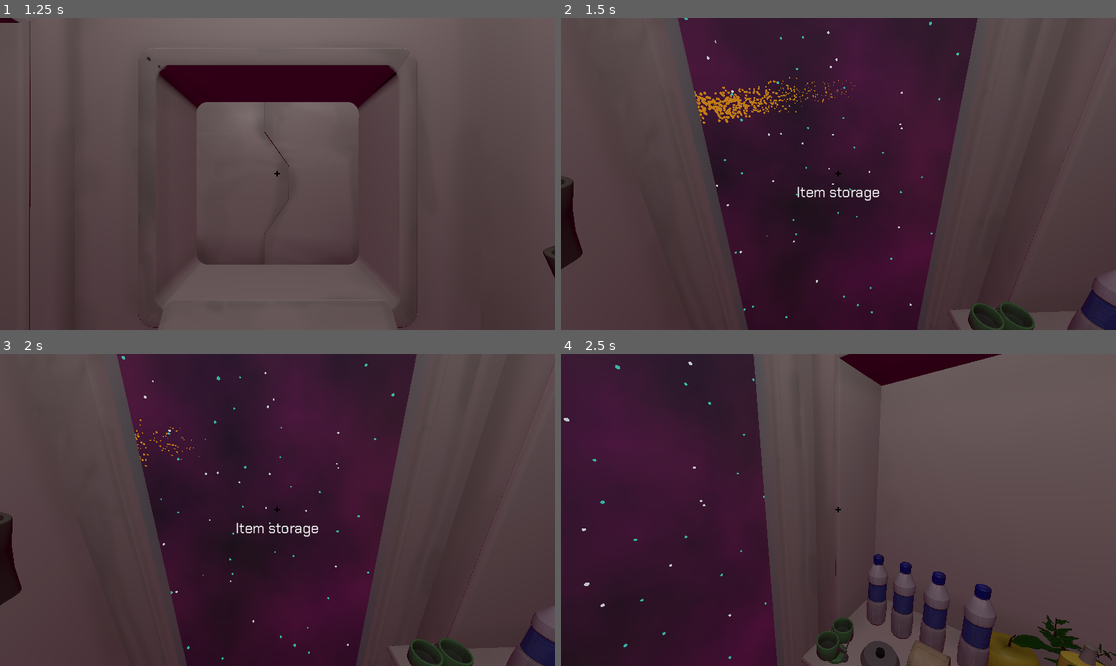
Above: before the commit, frames 1-4 (two rows, left to right).
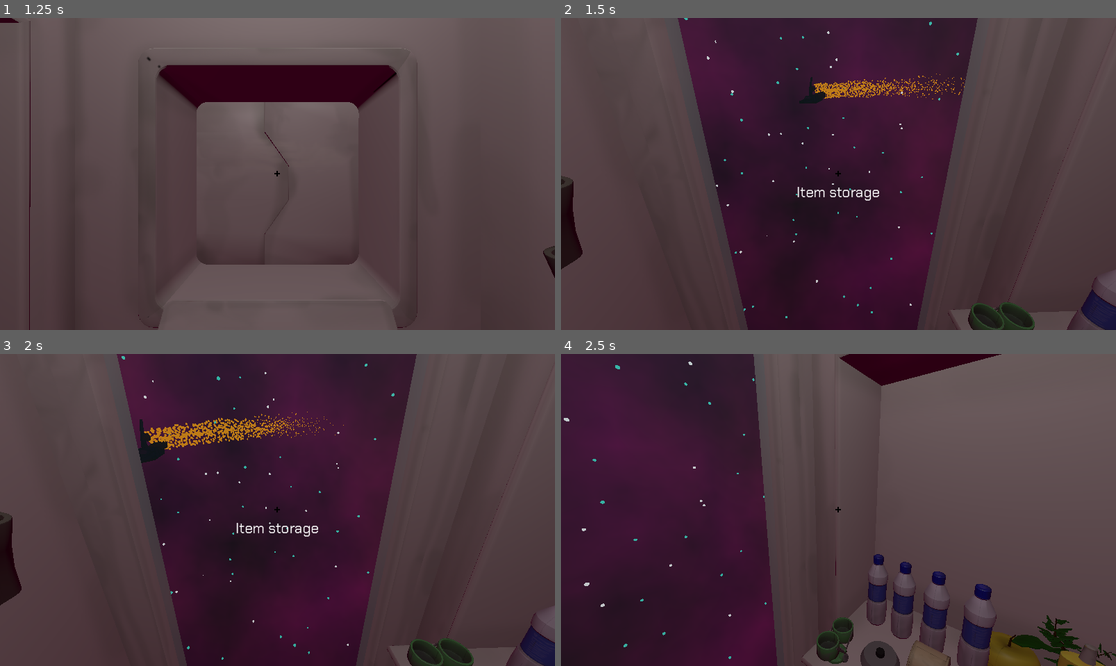
Above: after the commit, the same moments.

Repository: kettle-game-studio/unlimited-space-shawarma
Game: Godot game, scene res://assets/scenes/main_scene.tscn
The game is run twice, just before and just after one commit, with the same random seed, the same clock (stepped at 60 frames per second) and the same inputs. Sound files missing from this copy of the repository are replaced by a short silence.
Inputs (mouse positions are in pixels of both pictures, inside the frame that each line leads up to):
- Up to frame 1 (1.25 s): tap Enter at 0.5 s; move the mouse to (399, 158) at 0.52 s; click (399, 158) at 0.6 s
- Up to frame 2 (1.5 s): tap Space at 1.25 s; move the mouse to (810, 174) at 1.27 s; click (810, 174) at 1.35 s
- Up to frame 3 (2 s): no input
- Up to frame 4 (2.5 s): move the mouse to (849, 503) at 2.02 s; click (849, 503) at 2.1 s

Frame 1 is identical in both runs. In frame 2, 1.3% of the frame differs, in the area x 24-73%, y 17-34%; in frame 3, 1.3%; in frame 4, nothing differs.

Commit message:
Spaceship picks path

Diff:
--- a/assets/prefabs/space_ship.tscn
+++ b/assets/prefabs/space_ship.tscn
@@ -40,7 +40,7 @@
 script = ExtResource("1_iaggv")
 door = NodePath("ShipRoot/Door")
 random_parts = [NodePath("ShipRoot/Back"), NodePath("ShipRoot/Glass"), NodePath("ShipRoot/Face"), NodePath("ShipRoot/Engine")]
-seconds_to_fly = 1.0
+seconds_to_fly = 3.0
 material = ExtResource("5_yf08s")
 color_material = ExtResource("3_r1lqj")
 textures = Array[Texture]([ExtResource("3_16wnf"), ExtResource("4_6u5pb"), ExtResource("6_hu564"), ExtResource("5_mkcor")])
--- a/assets/scenes/main_scene.tscn
+++ b/assets/scenes/main_scene.tscn
@@ -25,8 +25,49 @@
 
 [sub_resource type="Curve3D" id="Curve3D_tu2v3"]
 resource_local_to_scene = true
+bake_interval = 200.0
 _data = {
 "points": PackedVector3Array(0, 0, 0, 0, 0, 0, -3.31164e-12, 0.154222, -111.534, 0, 0, 0, 0, 0, 0, 26.9999, 0.154222, - …(278 unchanged characters)…
+"tilts": PackedFloat32Array(0, 0, 0, 0, 0, 0, 0, 0)
+}
+point_count = 8
+up_vector_enabled = false
+
+[sub_resource type="Curve3D" id="Curve3D_sfwwg"]
+resource_local_to_scene = true
+bake_interval = 200.0
+_data = {
+"points": PackedVector3Array(0, 0, 0, 0, 0, 0, -3.31164e-12, 0.154222, -111.534, 0, 0, 0, 0, 0, 0, 26.9999, 0.154222, -111.534, 0, 0, 0, 0, 0, 0, 92.3529, -28.9205, -55.825, 0, 0, 0, 0, 0, 0, 37, -16.2401, 112.746, 0, 0, 0, 0, 0, 0, -157, -4.30401, 142.771, 0, 0, 0, 0, 0, 0, -277.796, 5.33851, 274.034, 0, 0, 0, 0, 0, 0, -211, 7.11892, 413.796, 0, 0, 0, 0, 0, 0, -36, -12.0301, 483.755, 0, 0, 0, 0, 0, 0, 329.713, -11.3308, 435.284),
+"tilts": PackedFloat32Array(0, 0, 0, 0, 0, 0, 0, 0, 0)
+}
+point_count = 9
+up_vector_enabled = false
+
+[sub_resource type="Curve3D" id="Curve3D_7tbaa"]
+resource_local_to_scene = true
+bake_interval = 200.0
+_data = {
+"points": PackedVector3Array(0, 0, 0, 0, 0, 0, -3.31164e-12, 0.154222, -111.534, 0, 0, 0, 0, 0, 0, 26.9999, 0.154222, -111.534, 0, 0, 0, 0, 0, 0, 78.8815, 1.24851, -55.7608, 0, 0, 0, 0, 0, 0, 101.736, -16.1818, 36.4258, 0, 0, 0, 0, 0, 0, 67.9939, -51.4028, 127.751, 0, 0, 0, 0, 0, 0, -35.4382, -101.641, 200.535, 0, 0, 0, 0, 0, 0, -153.944, -120.243, 194.936, 0, 0, 0, 0, 0, 0, -311.131, -148.316, 129.488),
+"tilts": PackedFloat32Array(0, 0, 0, 0, 0, 0, 0, 0)
+}
+point_count = 8
+up_vector_enabled = false
+
+[sub_resource type="Curve3D" id="Curve3D_re6m5"]
+resource_local_to_scene = true
+bake_interval = 200.0
+_data = {
+"points": PackedVector3Array(0, 0, 0, 0, 0, 0, -3.31164e-12, 0.154222, -111.534, 0, 0, 0, 0, 0, 0, 26.9999, 0.154222, -111.534, 0, 0, 0, 0, 0, 0, 92.3528, 41.709, -56.2198, 0, 0, 0, 0, 0, 0, 101.736, 74.8041, 32.6087, 0, 0, 0, 0, 0, 0, 52.189, 79.1646, 116.333, 0, 0, 0, 0, 0, 0, -27.4565, 41.6688, 199.464, 0, 0, 0, 0, 0, 0, -118.834, -11.2184, 159.695, 0, 0, 0, 0, 0, 0, -57.2333, -61.7351, 77.4744, 0, 0, 0, 0, 0, 0, 25.2144, 2.43251, 137.958, 0, 0, 0, 0, 0, 0, -168.451, 85.9222, 15.2099, 0, 0, 0, 0, 0, 0, -304.296, 138.895, 112.523),
+"tilts": PackedFloat32Array(0, 0, 0, 0, 0, 0, 0, 0, 0, 0, 0)
+}
+point_count = 11
+up_vector_enabled = false
+
+[sub_resource type="Curve3D" id="Curve3D_5lvea"]
+resource_local_to_scene = true
+bake_interval = 200.0
+_data = {
+"points": PackedVector3Array(0, 0, 0, 0, 0, 0, -3.31164e-12, 0.154222, -111.534, 0, 0, 0, 0, 0, 0, 26.9999, 0.154222, -111.534, 0, 0, 0, 0, 0, 0, 102.753, 5.19113, -47.1398, 0, 0, 0, 0, 0, 0, 151.474, 26.3558, 45.3283, 0, 0, 0, 0, 0, 0, 116.235, 78.575, 136.178, 0, 0, 0, 0, 0, 0, 15.7029, 126.084, 231.131, 0, 0, 0, 0, 0, 0, -146.846, 149.713, 231.869, 0, 0, 0, 0, 0, 0, -311.574, 155.638, 173.711),
 "tilts": PackedFloat32Array(0, 0, 0, 0, 0, 0, 0, 0)
 }
 point_count = 8
@@ -93,7 +134,7 @@
 [node name="Trading" parent="." node_paths=PackedStringArray("door", "ship") instance=ExtResource("10_32e7o")]
 transform = Transform3D(1, 0, 0, 0, 1, 0, 0, 0, 1, 0, -1.69032, -1.94878)
 door = NodePath("../Door")
-ship = NodePath("../Path3D/SpaceShip")
+ship = NodePath("../Paths/Path5/SpaceShip")
 
 [node name="Computer" parent="Trading" index="0"]
 transform = Transform3D(-1, 7.01181e-08, -5.2213e-08, -8.74228e-08, -0.802057, 0.597247, 8.88178e-16, 0.597247, 0.802057, 0, 0, 0)
@@ -123,12 +164,31 @@
 [node name="Item11" parent="." instance=ExtResource("20_65aao")]
 transform = Transform3D(1, 0, 0, 0, 1, 0, 0, 0, 1, -3.28944, -2.2378, -1.04267)
 
-[node name="Path3D" type="Path3D" parent="."]
+[node name="Paths" type="Node3D" parent="."]
+
+[node name="Path1" type="Path3D" parent="Paths"]
 transform = Transform3D(1, 9.30747e-11, 9.90053e-14, -9.30747e-11, 0.999998, 0.0021293, 9.90053e-14, -0.0021293, 0.999998, 0, 0, 101.22)
 curve = SubResource("Curve3D_tu2v3")
 
-[node name="SpaceShip" parent="Path3D" instance=ExtResource("21_2ndht")]
+[node name="Path5" type="Path3D" parent="Paths"]
+transform = Transform3D(1, 9.30747e-11, 9.90053e-14, -9.30747e-11, 0.999998, 0.0021293, 9.90053e-14, -0.0021293, 0.999998, 0, 0, 101.22)
+curve = SubResource("Curve3D_sfwwg")
+
+[node name="SpaceShip" parent="Paths/Path5" node_paths=PackedStringArray("paths") instance=ExtResource("21_2ndht")]
 transform = Transform3D(-4.37114e-08, 0, -1, 0, 1, 0, 1, 0, -4.37114e-08, -3.31164e-12, 0.154222, -111.534)
+paths = [NodePath("../../Path1"), NodePath("../../Path2"), NodePath("../../Path3"), NodePath("../../Path4"), NodePath("..")]
+
+[node name="Path4" type="Path3D" parent="Paths"]
+transform = Transform3D(1, 9.30747e-11, 9.90053e-14, -9.30747e-11, 0.999998, 0.0021293, 9.90053e-14, -0.0021293, 0.999998, 0, 0, 101.22)
+curve = SubResource("Curve3D_7tbaa")
+
+[node name="Path3" type="Path3D" parent="Paths"]
+transform = Transform3D(1, 9.30747e-11, 9.90053e-14, -9.30747e-11, 0.999998, 0.0021293, 9.90053e-14, -0.0021293, 0.999998, 0, 0, 101.22)
+curve = SubResource("Curve3D_re6m5")
+
+[node name="Path2" type="Path3D" parent="Paths"]
+transform = Transform3D(1, 9.30747e-11, 9.90053e-14, -9.30747e-11, 0.999998, 0.0021293, 9.90053e-14, -0.0021293, 0.999998, 0, 0, 101.22)
+curve = SubResource("Curve3D_5lvea")
 
 [editable path="Trading"]
 [editable path="Trading/Table/ItemInMachine"]
--- a/assets/scripts/space_ship.gd
+++ b/assets/scripts/space_ship.gd
@@ -5,6 +5,7 @@
 
 @export var door: DoorScript
 @export var random_parts: Array[RandomPartPicker]
+@export var paths: Array[Path3D]
 
 @export var seconds_to_fly: float = 0.1
 @export var material: StandardMaterial3D
@@ -23,6 +24,11 @@
 func random_ship():
 	for part in random_parts:
 		part.random_part()
+
+	self.position = Vector3()
+	var path_idx = rng.randi_range(0, textures.size() - 1)
+	self.reparent(self.paths[path_idx])
+
 	var idx = rng.randi_range(0, textures.size() - 1)
 	material.set_texture(BaseMaterial3D.TEXTURE_ALBEDO, textures[idx])
 	color_material.albedo_color = colors[idx]
@@ -31,15 +37,12 @@
 func fly():
 	self.visible = true
 	const delta_time = 1.0 / 60.0
-	var time = 0;
-	var speed = 1
 	var progress = 0
 	while progress < 1:
 		time += delta_time
 		await get_tree().create_timer(delta_time).timeout
-		progress = clamp(progress + speed * delta_time, 0, 1)
+		progress += delta_time / seconds_to_fly
 		self.progress_ratio = 1 - progress
-		speed = clamp(speed - 0.7 * delta_time, 0.1, 1)
 	self.progress_ratio = 0
 	await get_tree().create_timer(1.0).timeout
 	arrived.emit()
Not shown: 1 places in assets/scenes/main_scene.tscn that only renumber resources
